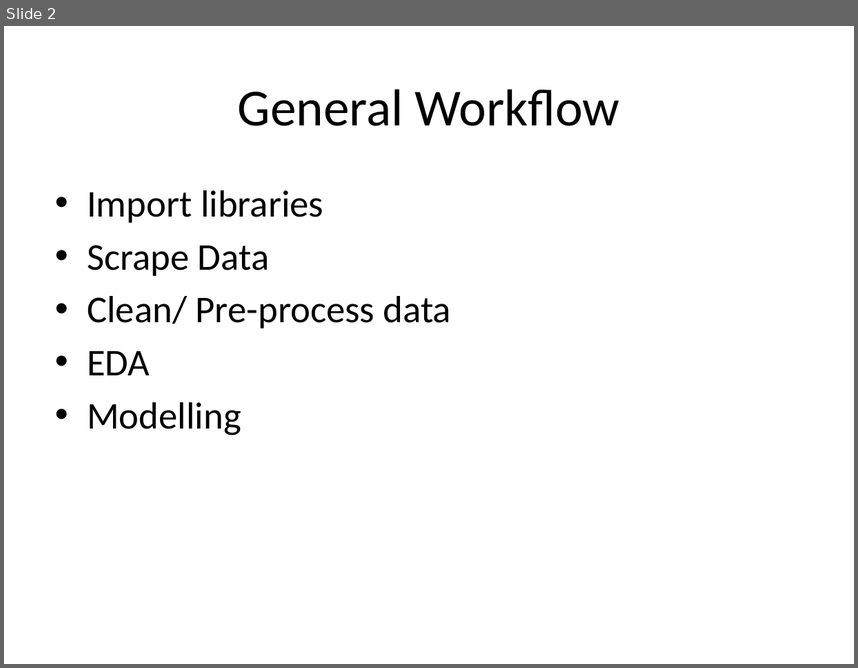
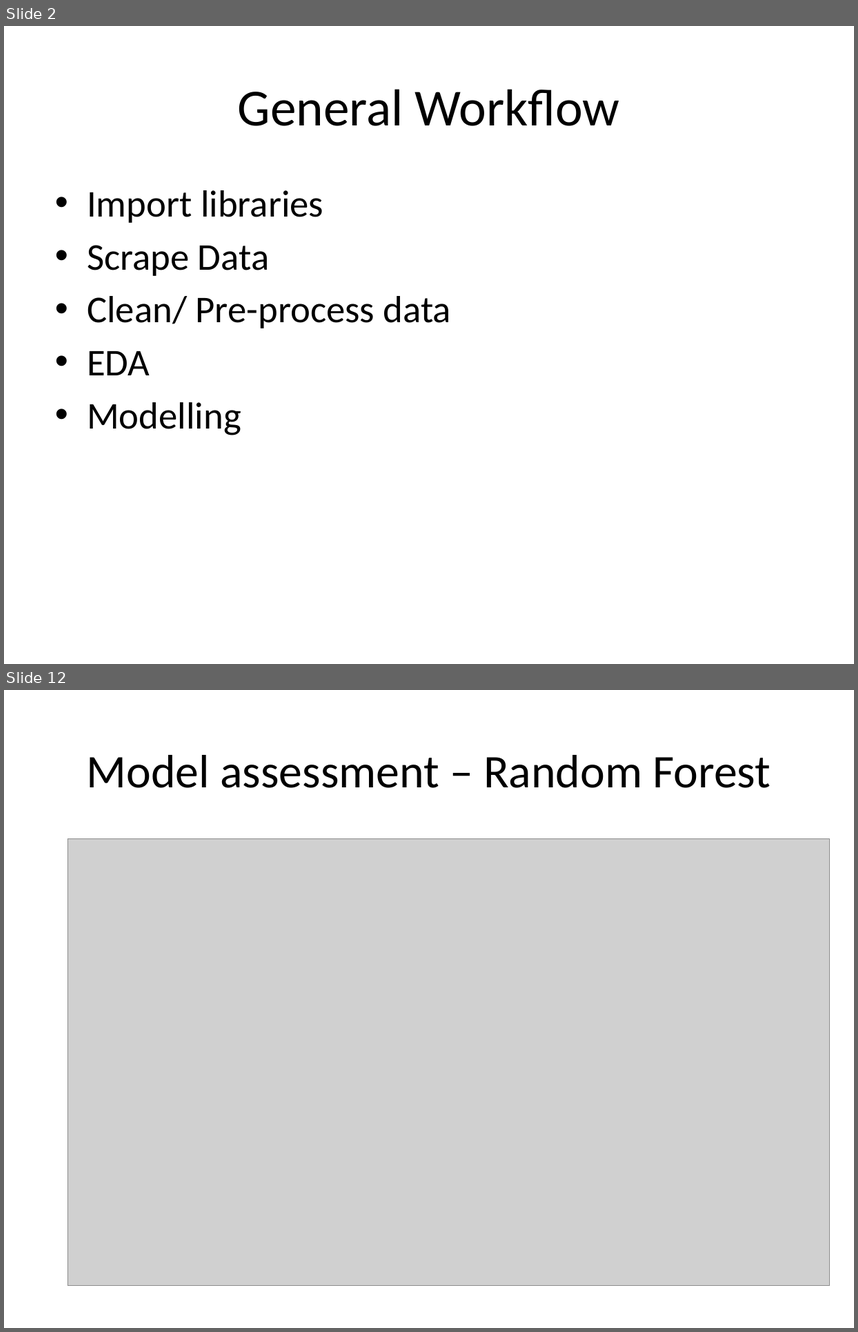
Before and after one commit to dantawesi/Classifying-Subreddits-with-NLP, a slide deck: Subreddit Classification.pptm. Shown one above the other, each under a label of ours: slide 2 before the commit, slides 2 and 12 after it; the slides between them are not shown. The pictures are 858x668 and 858x1332 pixels, drawn with LibreOffice and Linux fonts; fonts in the diff are those of the drawing; grey boxes stand for pictures. Boxes give left, top, right and bottom in pixels: in the first picture for what was removed or moved away, otherwise in the second. Text is boxed around its words. In the diff, an @@ line names an element or a change of style, - is before the commit and + after.

```diff
--- a/Subreddit Classification.pptm
+++ b/Subreddit Classification.pptm
@@ slide 12 added at (4, 690, 854, 1328), background #FFFFFF @@
@@ title added at (87, 755, 771, 788), 39.6 pt, text #000000 @@
+Model assessment – Random Forest
@@ picture added at (67, 839, 829, 1285) @@
```
Also in this commit, not shown: 4 slides changed, 11 other slides added, 9 slides removed, 1 other file.
